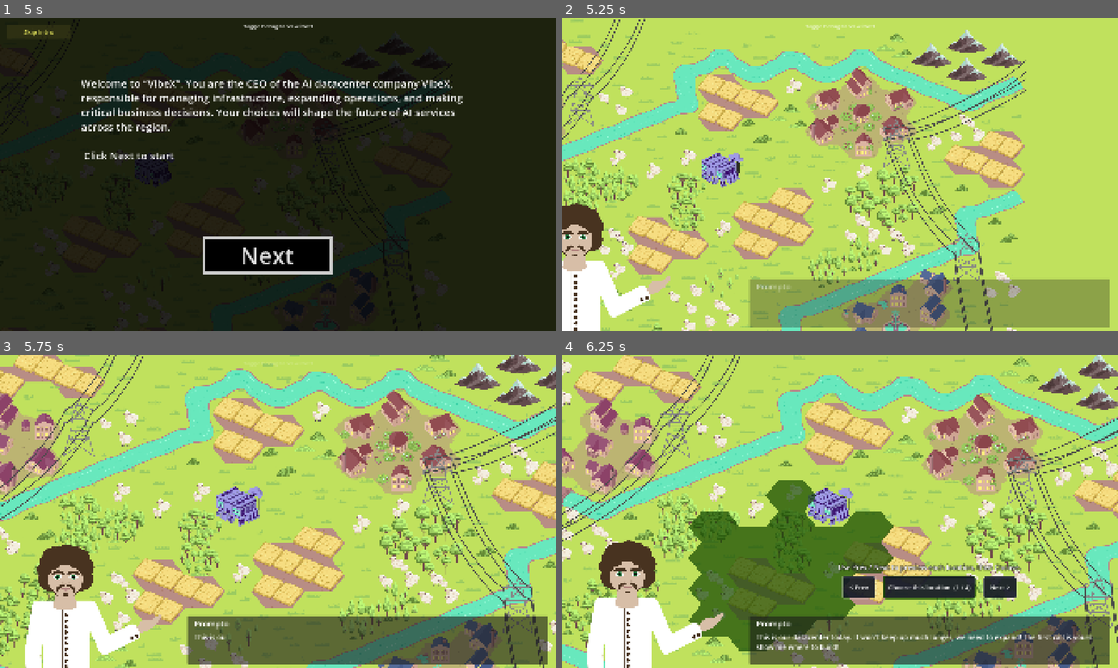
Above: before the commit, frames 1-4 (two rows, left to right).
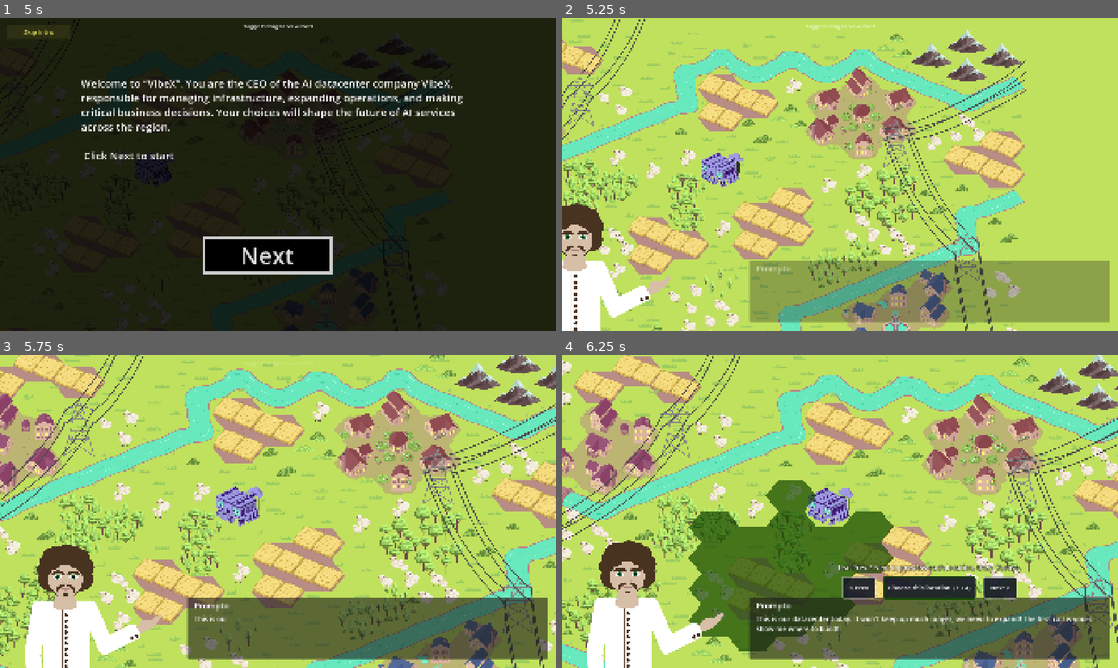
Above: after the commit, the same moments.

Repository: krishna3960/EducationTechnology
Game: Godot game, scene res://Scenes/menu.tscn
The game is run twice, just before and just after one commit, with the same random seed, the same clock (stepped at 60 frames per second) and the same inputs. The engine's default icon, where the game draws it, is replaced by a stand-in: a white triangle on a blue panel in a dark square.
Inputs (mouse positions are in pixels of both pictures, inside the frame that each line leads up to):
- Up to frame 1 (5 s): click "Play" at 0.5 s; click (278, 174) at 1.27 s; type "Alex" at 1.35 s; click "Start" at 2 s; tap Enter (ui_accept) at 2.75, 3.02 s; move the mouse to (400, 158) at 2.77 s; hold D (move_right) 2.78-3.5 s; click (400, 158) at 2.92 s; click "Continue" at 3.5 s; click "Skip Intro" at 4.25 s
- Up to frame 2 (5.25 s): click "Skip Intro" at 5 s
- Up to frame 3 (5.75 s): no input
- Up to frame 4 (6.25 s): drag from (728, 527) to (812, 574) at 5.77 s

Frame 1 is identical in both runs. In frame 2, 4.9% of the frame differs, in the area x 33-99%, y 77-99%; in frame 3, 5.3%; in frame 4, 7.2%, in the area x 33-99%, y 66-99%.

Commit message:
chore: make dialogue box bigger

Diff:
--- a/educational-game/Scenes/DialogueBox.tscn
+++ b/educational-game/Scenes/DialogueBox.tscn
@@ -39,6 +39,7 @@
 offset_left = 24.0
 offset_top = -440.0
 offset_right = 618.0
+grow_vertical = 0
 mouse_filter = 2
 texture = ExtResource("2_icon")
 expand_mode = 1
@@ -51,9 +52,9 @@
 anchor_right = 1.0
 anchor_bottom = 1.0
 offset_left = 647.0
-offset_top = -180.0
+offset_top = -243.0
 offset_right = -29.0
-offset_bottom = -13.0
+offset_bottom = -31.0
 grow_horizontal = 2
 grow_vertical = 0
 mouse_filter = 2
@@ -64,8 +65,8 @@
 anchor_top = 1.0
 anchor_right = 1.0
 anchor_bottom = 1.0
-offset_top = -358.0
-offset_bottom = -218.0
+offset_top = -339.0
+offset_bottom = -199.0
 grow_horizontal = 2
 grow_vertical = 0
 mouse_filter = 2
